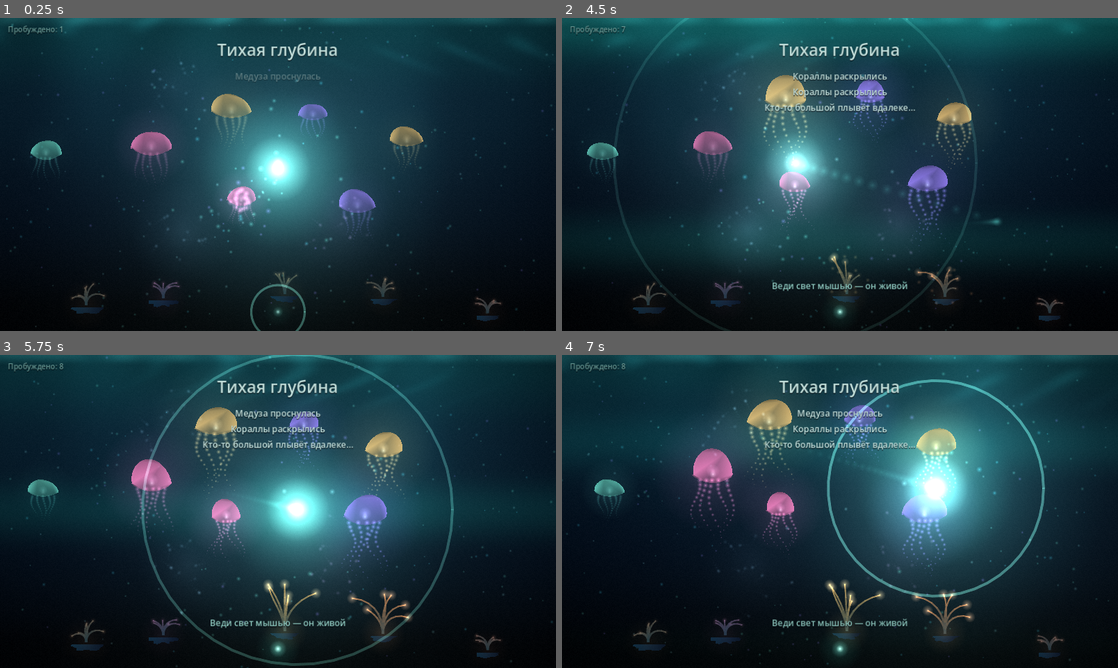
Above: before the commit, frames 1-4 (two rows, left to right).
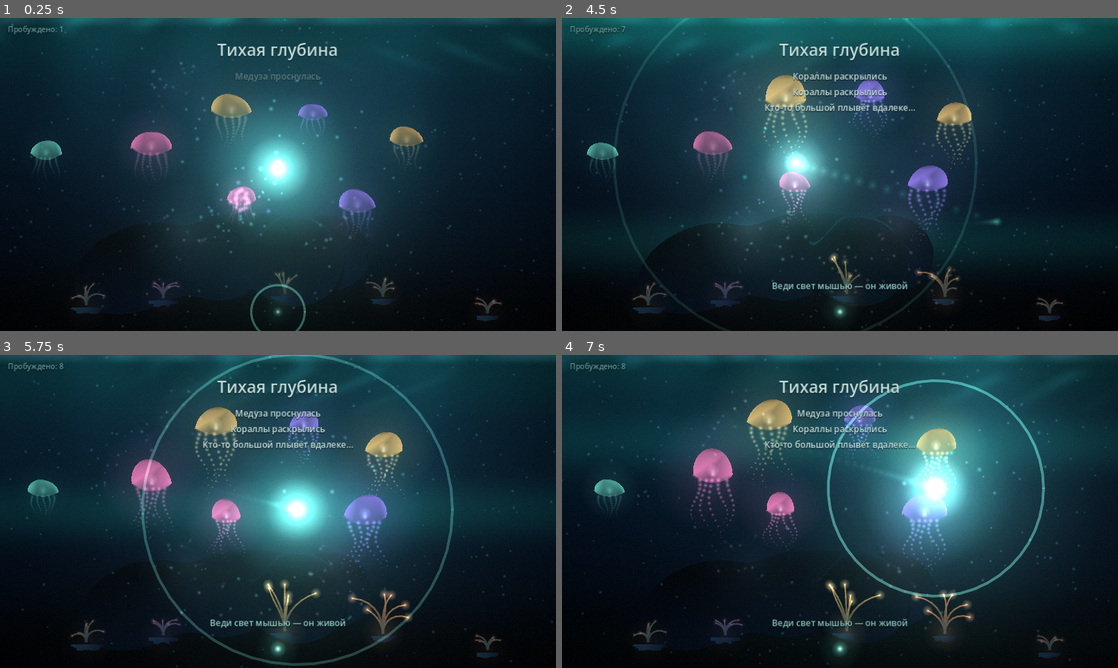
Above: after the commit, the same moments.

Repository: Narine545/lighthouse-keeper
Game: Godot game, scene res://scenes/main.tscn
The game is run twice, just before and just after one commit, with the same random seed, the same clock (stepped at 60 frames per second) and the same inputs.
Inputs (mouse positions are in pixels of both pictures, inside the frame that each line leads up to):
- Up to frame 1 (0.25 s): no input
- Up to frame 2 (4.5 s): tap Enter at 0.5 s; move the mouse to (962, 158) at 0.52 s; tap M every 0.75 s from 0.6 to 4.35 s; click (962, 158) at 0.67 s; move the mouse to (728, 190) at 1.27 s; click (728, 190) at 1.42 s; move the mouse to (895, 105) at 2.02 s; click (895, 105) at 2.17 s; move the mouse to (812, 237) at 2.77 s; click (812, 237) at 2.92 s; move the mouse to (1006, 221) at 3.52 s; click (1006, 221) at 3.67 s; move the mouse to (673, 127) at 4.27 s; click (673, 127) at 4.42 s
- Up to frame 3 (5.75 s): move the mouse to (305, 511) at 5.02 s; tap M at 5.1 s; click (305, 511) at 5.17 s
- Up to frame 4 (7 s): move the mouse to (756, 433) at 5.77 s; tap M at 5.85, 6.6 s; click (756, 433) at 5.92 s; move the mouse to (962, 495) at 6.52 s; click (962, 495) at 6.67 s

The runs differ from the first frame. In frame 2, 1.8% of the frame differs, in the area x 17-67%, y 67-74%; in frame 3, less than 0.1%; in frame 4, less than 0.1%.

Commit message:
Тихая глубина: реймарчинг рельефа бездны со smooth CSG и туманом по глубине (адаптация godotshaders.com, операторы IQ)

Diff:
--- a/shaders/deep.gdshader
+++ b/shaders/deep.gdshader
@@ -12,6 +12,15 @@
 uniform float bloom_evt = 0.0;
 uniform float aurora = 0.0;
 uniform vec2 sway = vec2(0.0, 0.0);
+
+// Метаболы: сглаженное поле из шаров света (xy — позиция в px,
+// z — радиус, w — сила) и их цвета. Свет игрока, медузы и кит
+// сливаются в одну живую массу — адаптация техники
+// godotshaders.com/shader/sdf-metaballs (smin после Inigo Quilez).
+uniform vec4 balls[8];
+uniform vec3 ball_cols[8];
+uniform int balls_n = 0;
+uniform float balls_k = 55.0;
 
 float hash21(vec2 p) {
         p = fract(p * vec2(234.34, 435.345));
@@ -41,6 +50,71 @@
         return v;
 }
 
+// Поле метаболов: сглаженный минимум расстояний со слиянием цветов.
+vec4 ball_field(vec2 p) {
+        float d = 1e5;
+        vec3 c = vec3(0.0);
+        for (int i = 0; i < balls_n; i++) {
+                float di = length(p - balls[i].xy) - balls[i].z;
+                vec3 ci = ball_cols[i];
+                if (i == 0) {
+                        d = di;
+                        c = ci;
+                } else {
+                        float k = max(balls_k, 1e-4);
+                        float h = clamp(0.5 + 0.5 * (di - d) / k, 0.0, 1.0);
+                        c = mix(ci, c, h);
+                        d = mix(di, d, h) - k * h * (1.0 - h);
+                }
+        }
+        return vec4(c, d);
+}
+
+// Рельеф бездны: реймарчинг SDF-сцены со smooth CSG и туманом по глубине —
+// адаптация техники godotshaders.com «Fullscreen SDF Raymarching with Smooth
+// CSG and Depth»: примитивы и операторы после Inigo Quilez, цвета сливаются
+// вместе с поверхностями (classic metaball melt).
+float sd_ellipsoid(vec3 p, vec3 c, vec3 r) {
+        vec3 q = (p - c) / r;
+        return (length(q) - 1.0) * min(r.x, min(r.y, r.z));
+}
+
+vec4 smerge(vec4 a, float d, vec3 col, float k) {
+        k = max(k, 1e-4);
+        float h = clamp(0.5 + 0.5 * (d - a.w) / k, 0.0, 1.0);
+        return vec4(mix(col, a.rgb, h), mix(d, a.w, h) - k * h * (1.0 - h));
+}
+
+vec4 ssub(vec4 a, float d, float k) {
+        k = max(k, 1e-4);
+        float h = clamp(0.5 - 0.5 * (d + a.w) / k, 0.0, 1.0);
+        return vec4(a.rgb, mix(a.w, -d, h) + k * h * (1.0 - h));
+}
+
+// Сцена: пять сглаженных сфероидов — холмы бездны + вырез (грот).
+vec4 map_abyss(vec3 p, float t) {
+        vec3 slate = vec3(0.010, 0.026, 0.046);
+        vec3 tealr = vec3(0.018, 0.052, 0.068);
+        vec4 acc = vec4(slate, sd_ellipsoid(p, vec3(-320.0, -140.0, 520.0), vec3(380.0, 300.0, 260.0)));
+        acc = smerge(acc, sd_ellipsoid(p, vec3(180.0, -180.0, 760.0), vec3(460.0, 340.0, 300.0)), tealr, 110.0);
+        acc = smerge(acc, sd_ellipsoid(p, vec3(740.0 + 40.0 * sin(t * 0.05), -110.0, 560.0), vec3(340.0, 280.0, 240.0)), slate, 120.0);
+        acc = smerge(acc, sd_ellipsoid(p, vec3(1140.0, -200.0, 820.0), vec3(430.0, 360.0, 280.0)), tealr, 100.0);
+        acc = smerge(acc, sd_ellipsoid(p, vec3(480.0, -240.0, 980.0), vec3(560.0, 420.0, 320.0)), slate, 130.0);
+        acc = ssub(acc, sd_ellipsoid(p, vec3(520.0, 40.0, 640.0), vec3(150.0, 110.0, 130.0)), 80.0);
+        return acc;
+}
+
+// Тетраэдральная нормаль (4 касания) — как в шейдере-источнике.
+vec3 abyss_normal(vec3 p, float t) {
+        float e = 2.0;
+        vec2 k = vec2(1.0, -1.0);
+        return normalize(
+                k.xyy * map_abyss(p + k.xyy * e, t).w +
+                k.yyx * map_abyss(p + k.yyx * e, t).w +
+                k.yxy * map_abyss(p + k.yxy * e, t).w +
+                k.xxx * map_abyss(p + k.xxx * e, t).w);
+}
+
 void fragment() {
         vec2 px = UV * screen_px;
         float y = UV.y;
@@ -102,6 +176,51 @@
         float bot = smoothstep(0.86, 1.0, y + fbm(vec2(UV.x * 6.0, 3.7)) * 0.05);
         col = mix(col, vec3(0.004, 0.008, 0.018), bot * 0.8);
 
+        // Рельеф бездны: трассировка луча по SDF со smooth CSG и туманом
+        // по глубине. Свет игрока достаёт и сюда — склоны подсвечиваются,
+        // дальние холмы тонут в толще воды.
+        float rmask = smoothstep(0.56, 0.72, y);
+        if (rmask > 0.002) {
+                vec3 ro = vec3(screen_px.x * 0.5 + sway.x * 2.0 + sin(time_s * 0.05) * 26.0,
+                                screen_px.y * 0.42 + sway.y,
+                                -260.0);
+                vec3 pl = vec3(px.x, screen_px.y - px.y, 0.0);
+                vec3 rd = normalize(pl - ro);
+                float tt = 0.0;
+                float hit = 1e5;
+                vec4 sd = vec4(0.0);
+                for (int step_i = 0; step_i < 30; step_i++) {
+                        vec3 sp = ro + rd * tt;
+                        sd = map_abyss(sp, time_s);
+                        if (sd.w < 1.0) {
+                                hit = tt;
+                                break;
+                        }
+                        tt += max(sd.w * 0.85, 2.0);
+                        if (tt > 1150.0) {
+                                break;
+                        }
+                }
+                if (hit < 1e5) {
+                        vec3 hp = ro + rd * hit;
+                        vec3 n = abyss_normal(hp, time_s);
+                        vec3 lw = vec3(light_pos.x, screen_px.y - light_pos.y, 240.0);
+                        vec3 ld = lw - hp;
+                        float dl = max(length(ld), 1.0);
+                        ld /= dl;
+                        float ndl = clamp(dot(n, ld), 0.0, 1.0);
+                        float att = exp(-dl / 640.0) * light_i;
+                        float rim = pow(1.0 - clamp(dot(n, -rd), 0.0, 1.0), 3.0);
+                        vec3 albedo = map_abyss(hp, time_s).rgb;
+                        vec3 base = albedo * (0.35 + 0.85 * ndl * (0.35 + 0.65 * att));
+                        base += vec3(0.30, 0.72, 0.66) * rim * (0.16 + 0.5 * att);
+                        vec3 water = mix(vec3(0.014, 0.045, 0.095), vec3(0.006, 0.012, 0.028), clamp((hp.y + 200.0) / 300.0, 0.0, 1.0));
+                        float fog = exp(-hit * 0.0034);
+                        vec3 rel = mix(water, base, fog);
+                        col = mix(col, rel, rmask * 0.9);
+                }
+        }
+
         // Свет игрока — три мягких мазка разного радиуса.
         vec2 dpx = px - light_pos;
         float d = length(dpx);
@@ -111,6 +230,16 @@
         col += vec3(0.62, 0.95, 0.88) * (g1 * 0.30 + g2 * 0.26) * light_i;
         col += vec3(0.92, 1.0, 0.97) * g3 * 0.22 * light_i;
 
+        // Метаболы: там, где световые массы сближаются, между ними всплывает
+        // светящаяся плёнка-перемычка — тела плавно перетекают друг в друга.
+        if (balls_n > 0) {
+                vec4 bf = ball_field(px);
+                float film = exp(-abs(bf.w) / max(balls_k * 0.45, 1.0));
+                float halo = exp(-max(bf.w, 0.0) / max(balls_k * 1.7, 1.0));
+                vec3 bcol = bf.rgb * (0.45 + 0.55 * light_i);
+                col += bcol * (film * 0.32 + halo * 0.12);
+        }
+
         // Виньетка и тонкое зерно — фактура живописи.
         vec2 q = UV - 0.5;
         col *= 1.0 - dot(q, q) * 0.55;
